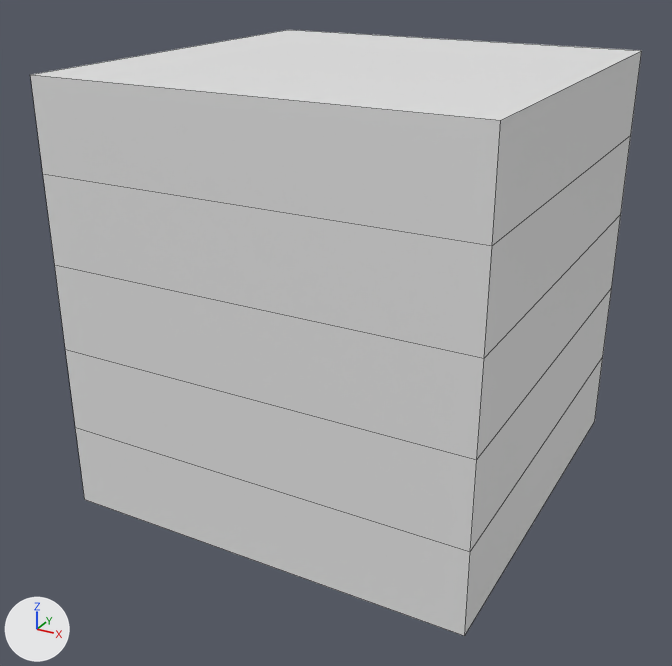
Before and after pictures for a commit that changed the Blender file rct2/scenery/SpaceTheming/wallsp32_Wall/wallsp32_V001.blend.
One viewpoint serves both versions: a 50 mm lens placed at (3.92, -7.62, 5.2), pointed at (-0.1, -0.3, 1.54). The lights are fixed; the arrows at lower left show +X, +Y and +Z. The first picture is the older version. Mesh edges are drawn as thin lines. The same objects are shown in both versions, whatever each file hides.

Before the edit, the objects in view are built like this:
```python
me_cube_001 = bpy.data.meshes.new('Cube.001')
me_cube_001.from_pydata(...)  # a box spanning x -2.0..2.0, y -2.0..2.0, z 0.0..1.63
ob_cube_001 = bpy.data.objects.new('Cube.001', me_cube_001)
ob_cube_001.location = (0.0, 0.0, 0.0)
ob_cube_001.scale = (1.0, 1.0, 0.5)
_m = ob_cube_001.modifiers.new('Array', 'ARRAY')
_m.count = 5
_m.constant_offset_displace = (0.0, 0.0, 0.0)
_m.relative_offset_displace = (0.0, 0.0, 1.0)
```
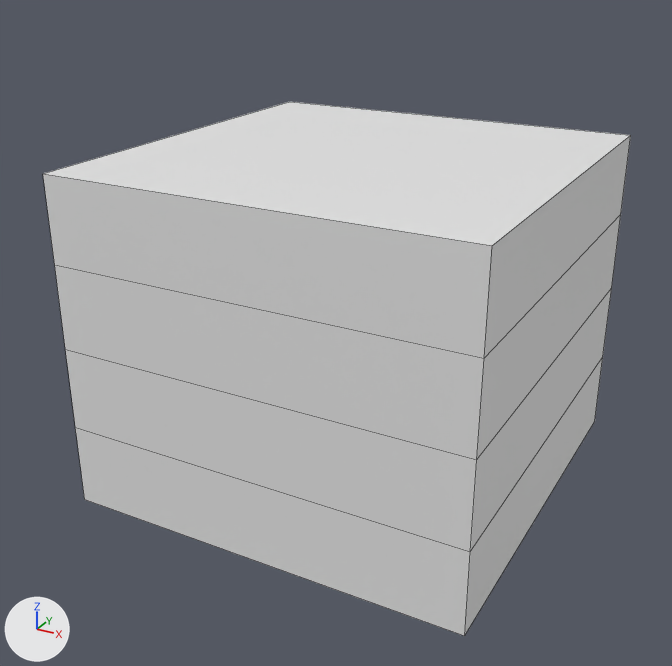
Where the change shows, as pixel boxes [x1, y1, x2, y2] in the pictures (672 x 666 px):
'Cube.001', modifiers changed (12% shorter)
    before: [30, 30, 642, 636]
    after: [43, 102, 631, 636]

The change in detail:
Object 'Cube.001' (ob_cube_001) has a ARRAY modifier named 'Array'.
On modifier 'Array' of object 'Cube.001' (ob_cube_001), count goes from 5 to 4.
